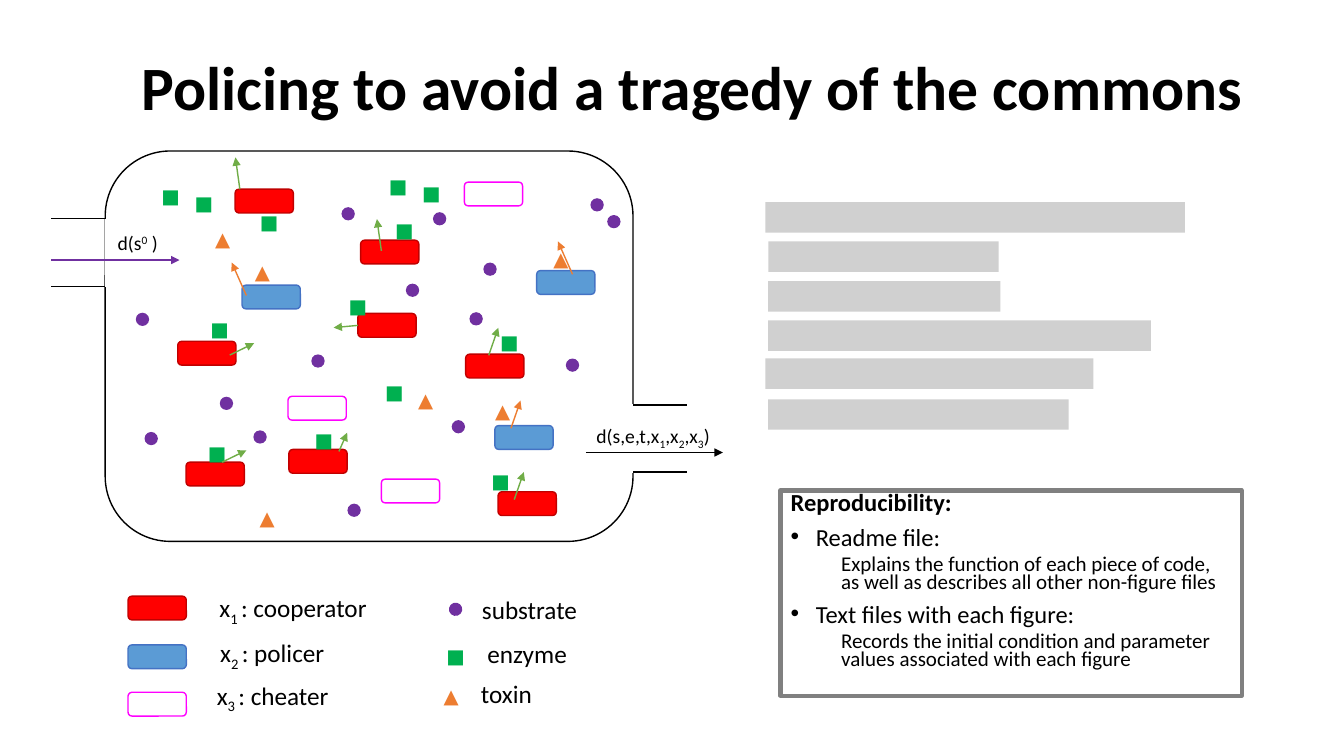
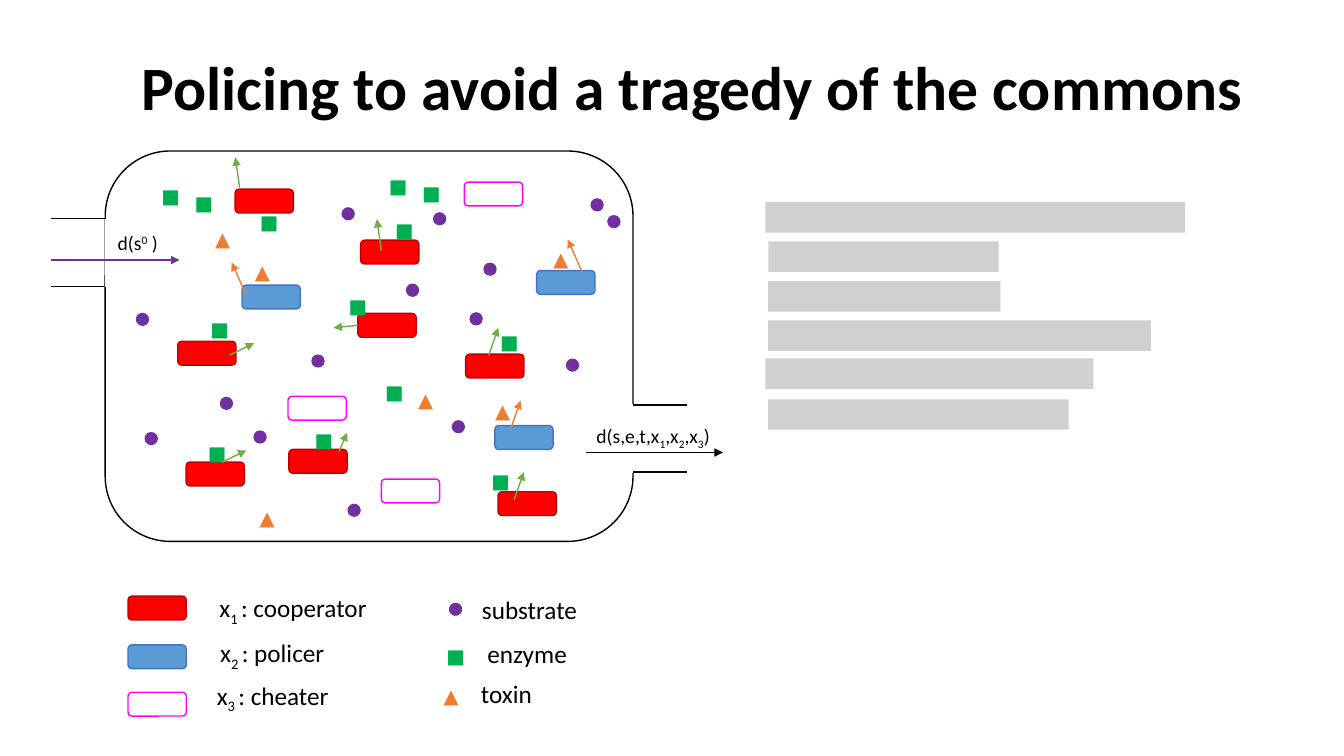
Before and after one commit to lynnbry/bacpo_git, a slide deck: slide 2 of Products/AW_fin.pptx. Drawn at 1344x756 pixels with LibreOffice and Linux fonts; fonts in the diff are those of the drawing; grey boxes stand for pictures. Boxes give left, top, right and bottom in pixels: in the first picture for what was removed or moved away, otherwise in the second. Text is boxed around its words. In the diff, an @@ line names an element or a change of style, - is before the commit and + after.

Commit message:
final slide of next steps, reproducibility, and things learned finalized
removed reproducibility from first slide

changed k variable in cheater from k2 to k3

```diff
--- a/Products/AW_fin.pptx
+++ b/Products/AW_fin.pptx
@@ arrow moved from (573, 274) - (559, 242) to (583, 272) - (568, 240) @@
@@ text removed at (780,491,1241,697) @@
-Reproducibility:
-• Readme file:
-  Explains the function of each piece of code, as well as describes all other non-figure files
-• Text files with each figure:
-  Records the initial condition and parameter values associated with each figure
```
Also in this commit, not shown: 3 other slides changed, 1 other file.
